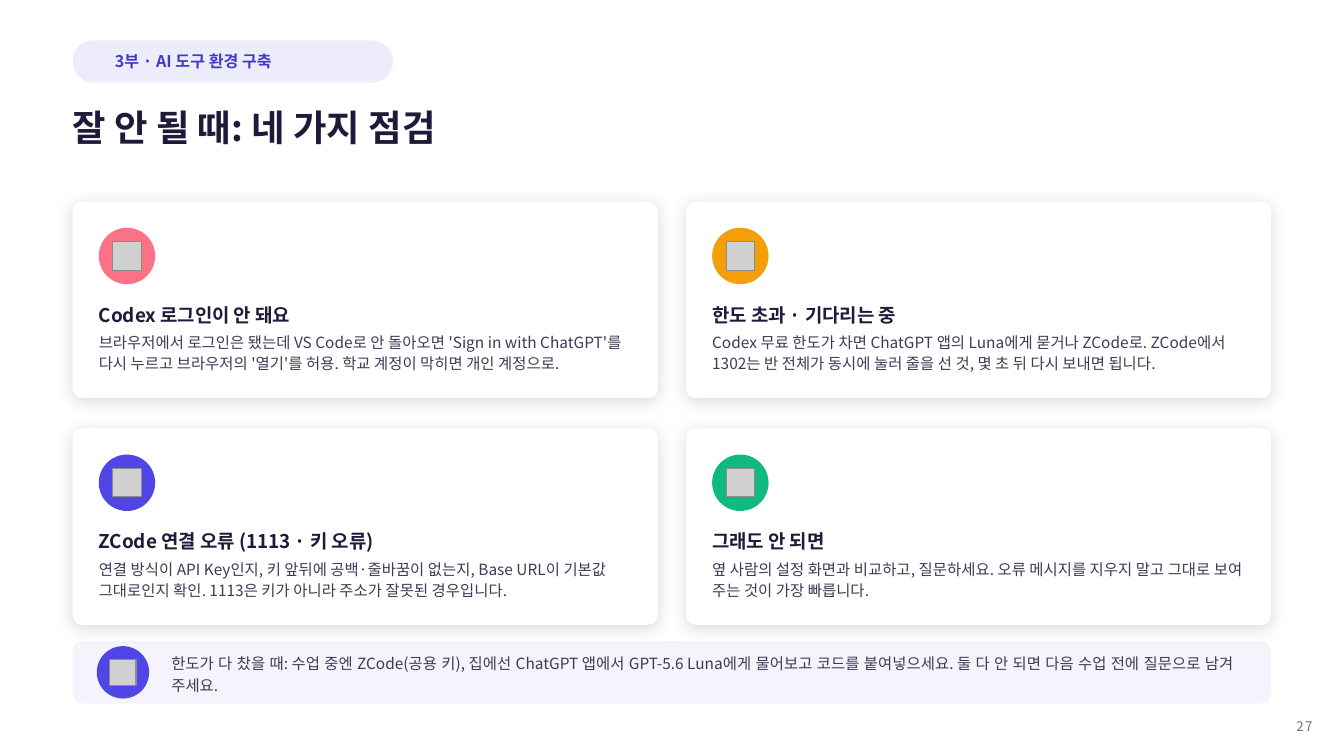
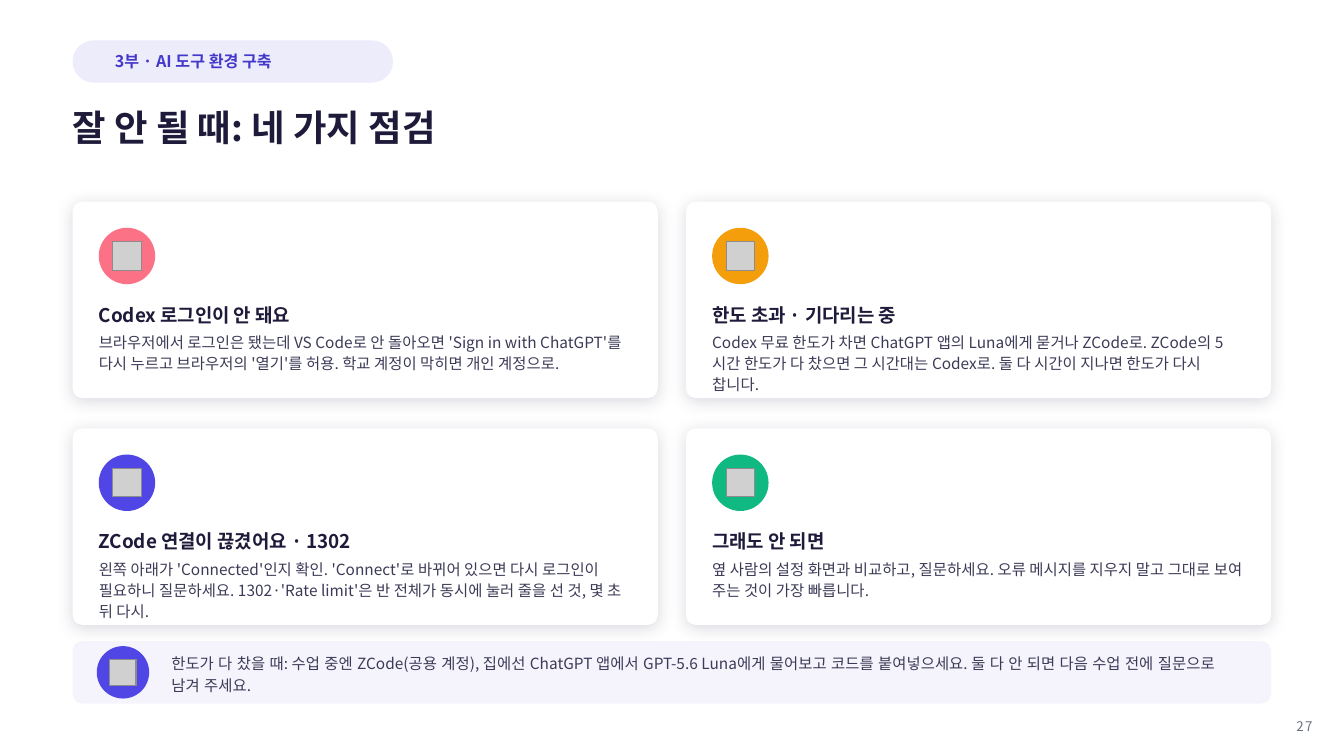
Before and after one commit to Sangdon-Park/Sangdon-Park.github.io, a slide deck: slide 27 of data/생성형 AI 소프트웨어공학/생성형AI소프트웨어공학_2강.pptx. Drawn at 1344x756 pixels with LibreOffice and Linux fonts; fonts in the diff are those of the drawing; grey boxes stand for pictures; background and template pictures are left out. Boxes give left, top, right and bottom in pixels: in the first picture for what was removed or moved away, otherwise in the second. Text is boxed around its words. In the diff, an @@ line names an element or a change of style, - is before the commit and + after.

```diff
--- a/data/생성형 AI 소프트웨어공학/생성형AI소프트웨어공학_2강.pptx
+++ b/data/생성형 AI 소프트웨어공학/생성형AI소프트웨어공학_2강.pptx
@@ text at (712, 335, 1212, 392): text changed @@
-Codex 무료 한도가 차면 ChatGPT 앱의 Luna에게 묻거나 ZCode로. ZCode에서 1302는 반 전체가 동시에 눌러 줄을 선 것, 몇 초 뒤 다시 보내면 됩니다.
+Codex 무료 한도가 차면 ChatGPT 앱의 Luna에게 묻거나 ZCode로. ZCode의 5시간 한도가 다 찼으면 그 시간대는 Codex로. 둘 다 시간이 지나면 한도가 다시 찹니다.
@@ text at (99, 532, 350, 550): text changed @@
-ZCode 연결 오류 (1113 · 키 오류)
+ZCode 연결이 끊겼어요 · 1302
@@ text at (99, 562, 621, 618): text changed @@
-연결 방식이 API Key인지, 키 앞뒤에 공백·줄바꿈이 없는지, Base URL이 기본값 그대로인지 확인. 1113은 키가 아니라 주소가 잘못된 경우입니다.
+왼쪽 아래가 'Connected'인지 확인. 'Connect'로 바뀌어 있으면 다시 로그인이 필요하니 질문하세요. 1302·'Rate limit'은 반 전체가 동시에 눌러 줄을 선 것, 몇 초 뒤 다시.
@@ text at (171, 656, 1215, 692): text changed @@
-한도가 다 찼을 때: 수업 중엔 ZCode(공용 키), 집에선 ChatGPT 앱에서 GPT-5.6 Luna에게 물어보고 코드를 붙여넣으세요. 둘 다 안 되면 다음 수업 전에 질문으로 남겨 주세요.
+한도가 다 찼을 때: 수업 중엔 ZCode(공용 계정), 집에선 ChatGPT 앱에서 GPT-5.6 Luna에게 물어보고 코드를 붙여넣으세요. 둘 다 안 되면 다음 수업 전에 질문으로 남겨 주세요.
```
Also in this commit, not shown: 8 other slides changed, 13 other files.
